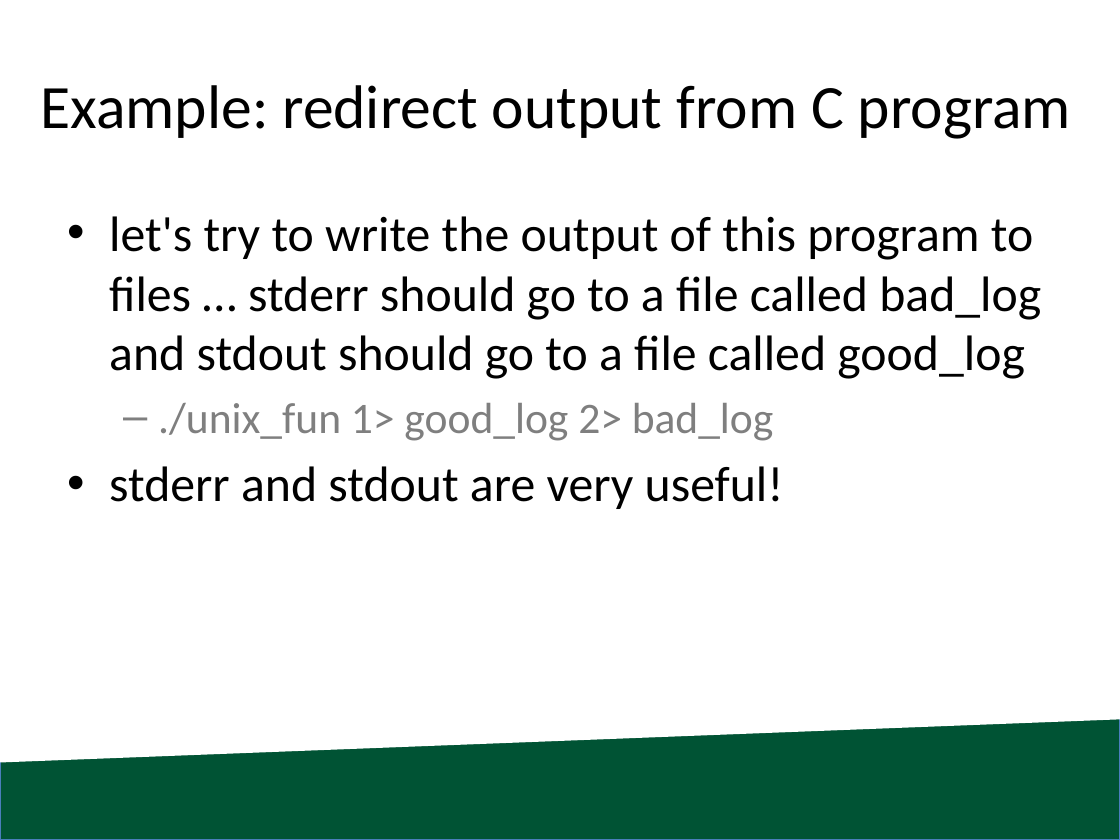
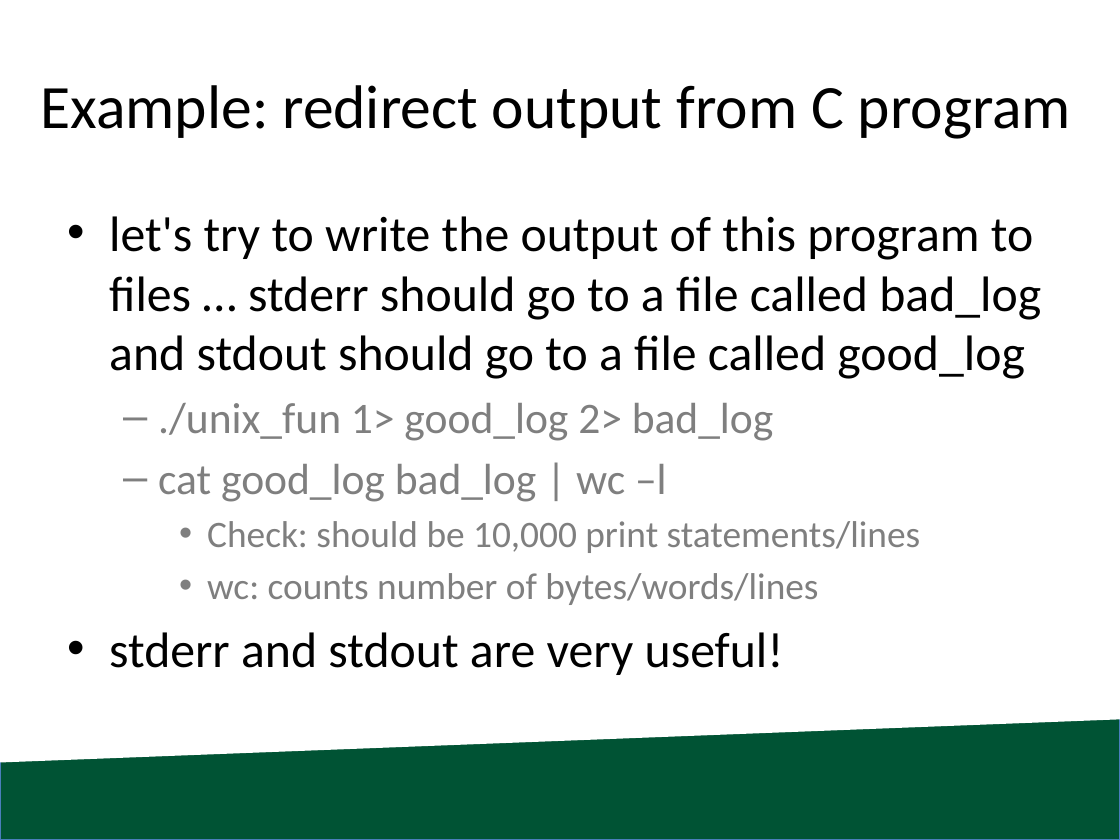
Before and after one commit to blessley/cis330, a slide deck: slide 9 of lab2/CIS330_S18_Lab2.pptx. Drawn at 1120x840 pixels with LibreOffice and Linux fonts; fonts in the diff are those of the drawing; background and template pictures are left out. Boxes give left, top, right and bottom in pixels: in the first picture for what was removed or moved away, otherwise in the second. Text is boxed around its words. In the diff, an @@ line names an element or a change of style, - is before the commit and + after.

```diff
--- a/lab2/CIS330_S18_Lab2.pptx
+++ b/lab2/CIS330_S18_Lab2.pptx
@@ text at (158,464,921,605): paragraphs added @@
+  – cat good_log bad_log | wc –l
+    • Check: should be 10,000 print statements/lines
+    • wc: counts number of bytes/words/lines
```
Also in this commit, not shown: 5 other slides changed, 1 slide added, 5 other files.
